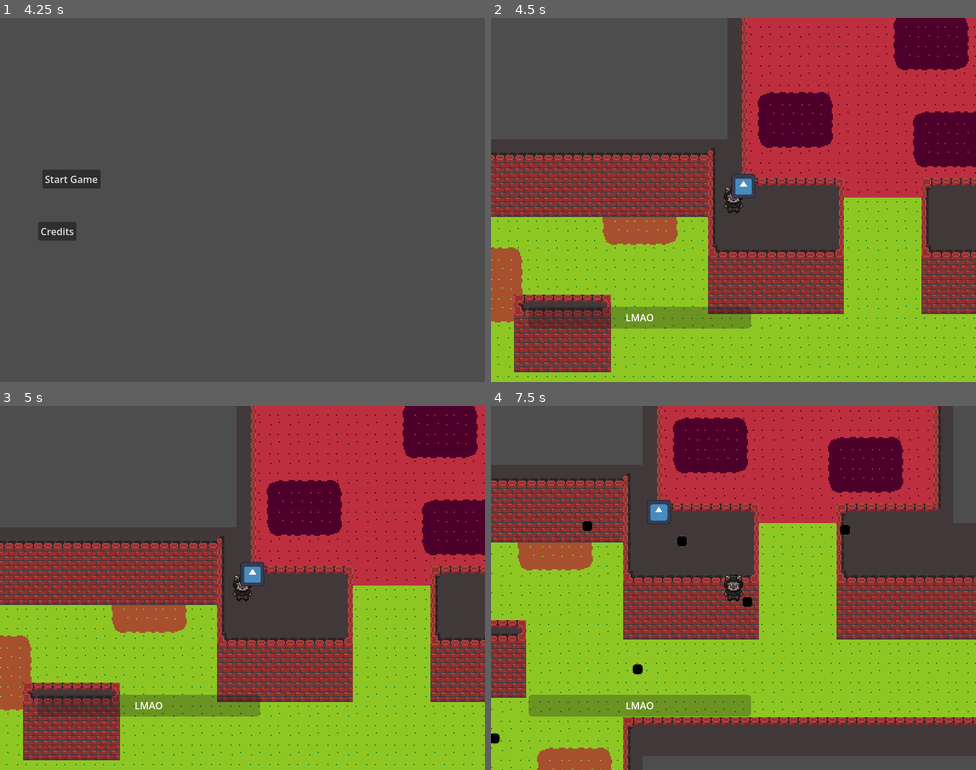
Above: before the commit, frames 1-4 (two rows, left to right).
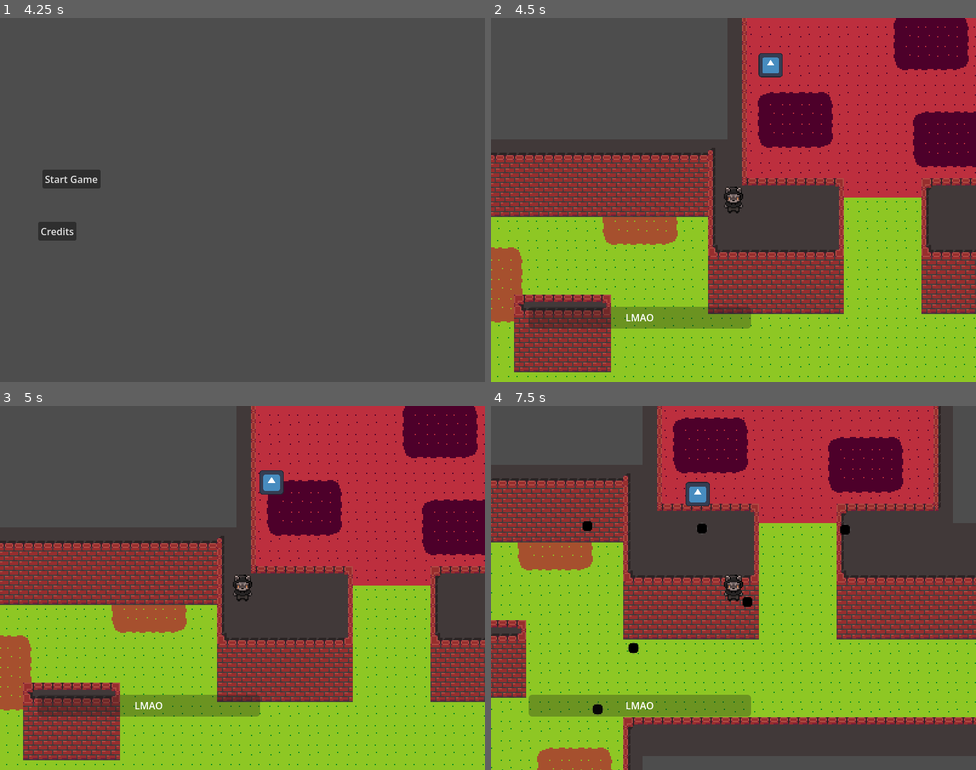
Above: after the commit, the same moments.

Repository: ygda-org/stock-strikers
Game: Godot game, scene res://main/startup_scene.tscn
The game is run twice, just before and just after one commit, with the same random seed, the same clock (stepped at 60 frames per second) and the same inputs. The engine's default icon, where the game draws it, is replaced by a stand-in: a white triangle on a blue panel in a dark square.
Inputs (mouse positions are in pixels of both pictures, inside the frame that each line leads up to):
- Up to frame 1 (4.25 s): tap Enter (ui_accept) at 0.5, 0.77, 1.25, 1.52, 2.75, 3.02, 3.77 s; move the mouse to (349, 181) at 0.52 s; hold D (move_right) 0.53-1.28 s; click (349, 181) at 0.6 s; move the mouse to (145, 218) at 1.27 s; hold S (move_down) 1.28-2.03 s; click (145, 218) at 1.35 s; move the mouse to (291, 119) at 2.02 s; hold D (move_right) 2.03-2.78 s; click (291, 119) at 2.1 s; move the mouse to (218, 272) at 2.77 s; hold W (move_up) 2.78-3.53 s; click (218, 272) at 2.85 s; move the mouse to (388, 254) at 3.52 s; hold A (move_left) from 3.53 s (still down); click (388, 254) at 3.6 s
- Up to frame 2 (4.5 s): release A (move_left) at 4.25 s; click "Start Game" at 4.25 s
- Up to frame 3 (5 s): no input
- Up to frame 4 (7.5 s): move the mouse to (588, 533) at 5.02 s; hold A (move_left) 5.03-5.78 s; click (588, 533) at 5.1 s; tap Enter (ui_accept) at 5.27, 6.77 s; move the mouse to (757, 588) at 5.77 s; hold S (move_down) 5.78-6.53 s; click (757, 588) at 5.85 s; move the mouse to (660, 497) at 6.52 s; hold D (move_right) 6.53-7.28 s; click (660, 497) at 6.6 s; move the mouse to (840, 569) at 7.27 s; hold W (move_up) from 7.28 s (still down); click (840, 569) at 7.35 s

Frame 1 is identical in both runs. In frame 2, 0.7% of the frame differs, in the area x 49-61%, y 9-50%; in frame 3, 0.7%; in frame 4, 1.0%, in the area x 0-46%, y 20-93%.

Commit message:
health bar

Diff:
--- a/main/main.tscn
+++ b/main/main.tscn
@@ -22,3 +22,4 @@
 [node name="BattleGui" parent="Player" unique_id=437198166 instance=ExtResource("4_c651c")]
 
 [node name="PiggyBank" parent="." unique_id=644549125 instance=ExtResource("2_pjrb6")]
+position = Vector2(38, -117)
